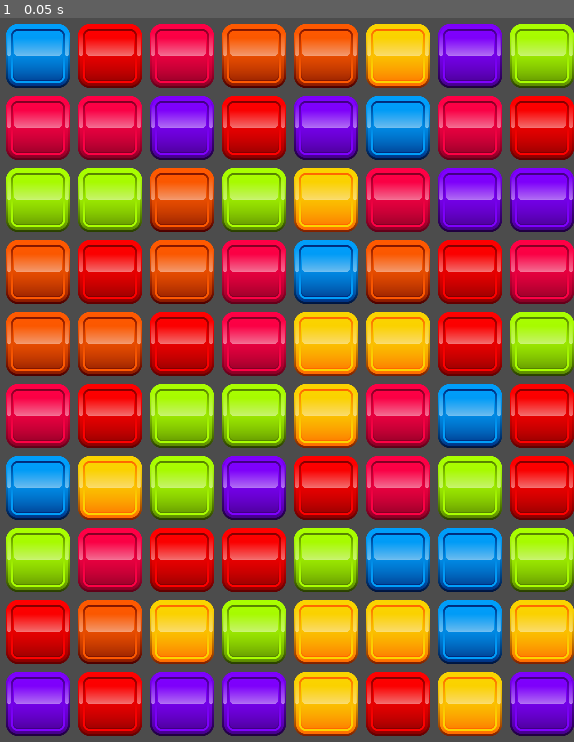
Above: before the commit, frame 1.
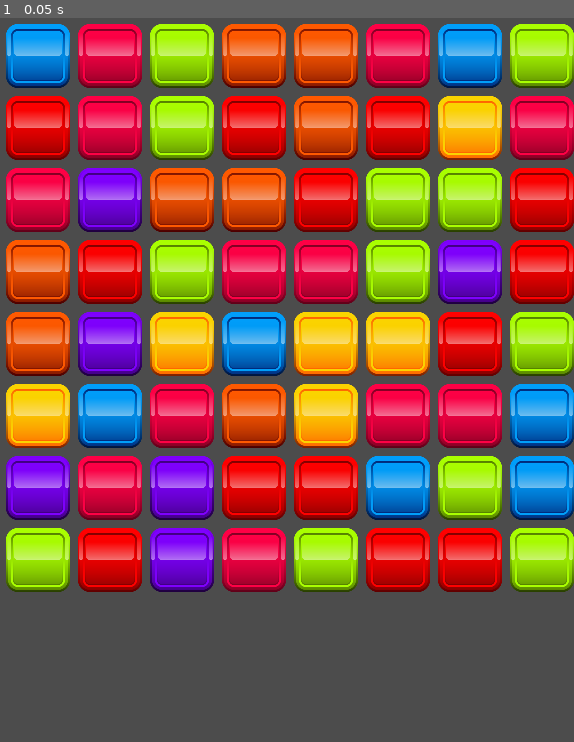
Above: after the commit, the same moment.

Repository: jacob-hart/match-three
Game: Godot game, scene res://scenes/game_window.tscn
Two runs of this game, one before a commit and one after it. Both use one fixed random seed, a clock stepped at 60 frames per second and the inputs below.
Inputs:
- Up to frame 1 (0.05 s): no input

The runs differ from the first frame. In frame 1, 56% of the frame differs, in the area x 1-100%, y 0-100%.

Commit message:
Added basic block swap behavior

Diff:
--- a/project.godot
+++ b/project.godot
@@ -19,6 +19,13 @@
 window/size/width=600
 window/size/height=800
 window/handheld/orientation="portrait"
+window/stretch/mode="2d"
+window/stretch/aspect="expand"
+
+[input]
+
+ui_touch=[ Object(InputEventMouseButton,"resource_local_to_scene":false,"resource_name":"","device":0,"alt":false,"shift":false,"control":false,"meta":false,"command":false,"button_mask":0,"position":Vector2( 0, 0 ),"global_position":Vector2( 0, 0 ),"factor":1.0,"button_index":1,"pressed":false,"doubleclick":false,"script":null)
+ ]
 
 [rendering]
 
--- a/scripts/grid.gd
+++ b/scripts/grid.gd
@@ -1,5 +1,4 @@
 extends Node2D
-
 export (int) var width_in_blocks
 export (int) var height_in_blocks
 
@@ -8,6 +7,7 @@
 export (int) var y_start_position
 export (int) var offset
 
+# All blocks that can possibly fill the grid
 var potential_blocks = [
 	preload("res://scenes/block_magenta.tscn"),
 	preload("res://scenes/block_red.tscn"),
@@ -18,7 +18,13 @@
 	preload("res://scenes/block_violet.tscn"),
 ]
 
+# The blocks currently in the grid, a 2D array filled at runtime
 var blocks = []
+
+# Locations for on-screen touches/mouse clicks
+var touch_begin = Vector2(0, 0)
+var touch_end = Vector2(0, 0)
+var is_controlling_block = false
 
 func _ready():
 	blocks = make_2D_array()
@@ -61,12 +67,47 @@
 	return false
 
 
-func grid_to_pixel(column, row):
+func grid_to_pixel(row, column):
 	var new_x = x_start_position + offset * column
 	var new_y = y_start_position + offset * row
-	return Vector2(new_x, new_y)
+	return Vector2(abs(new_x), abs(new_y))
 
-# func _process(delta):
-#	# Called every frame. Delta is time since last frame.
-#	# Update game logic here.
-#	pass
+func pixel_to_grid(x, y):
+	var row = round((y - y_start_position) / offset)
+	var column = round((x - x_start_position) / offset)
+	return Vector2(abs(row), abs(column))
+
+func is_in_grid(row, column):
+	return (column >= 0 && column < height_in_blocks && row >= 0 && row < width_in_blocks)
+
+func get_user_touch_input():
+	if Input.is_action_just_pressed("ui_touch"):
+		touch_begin = get_global_mouse_position()
+		var grid_position = pixel_to_grid(touch_begin.x, touch_begin.y)
+		if is_in_grid(grid_position.x, grid_position.y):
+			is_controlling_block = true
+
+	if Input.is_action_just_released("ui_touch"):
+		touch_end = get_global_mouse_position()
+		var grid_position = pixel_to_grid(touch_end.x, touch_end.y)
+		if is_in_grid(grid_position.x, grid_position.y) && is_controlling_block:
+			swap_blocks(pixel_to_grid(touch_begin.x, touch_begin.y), grid_position)
+			is_controlling_block = false
+	pass
+
+func swap_blocks(first_block_grid, second_block_grid):
+	if first_block_grid.distance_to(second_block_grid) <= 1:
+		var first_block = blocks[first_block_grid.x][first_block_grid.y]
+		var second_block = blocks[second_block_grid.x][second_block_grid.y]
+		var temp = first_block.position
+		first_block.position = second_block.position
+		second_block.position = temp
+		blocks[first_block_grid.x][first_block_grid.y] = second_block
+		blocks[second_block_grid.x][second_block_grid.y] = first_block
+		first_block.position = grid_to_pixel(second_block_grid.x, second_block_grid.y)
+		second_block.position = grid_to_pixel(first_block_grid.x, first_block_grid.y)
+	pass
+
+func _process(delta):
+	get_user_touch_input()
+	pass
